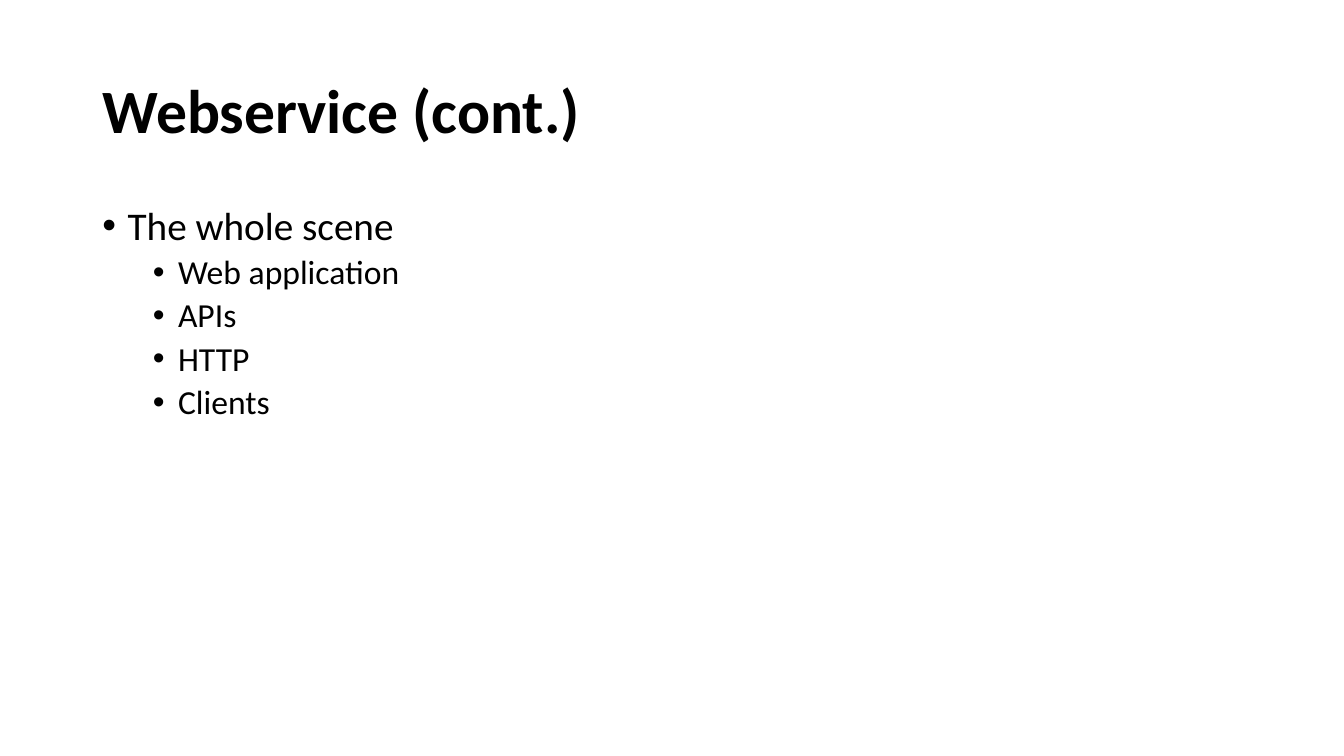
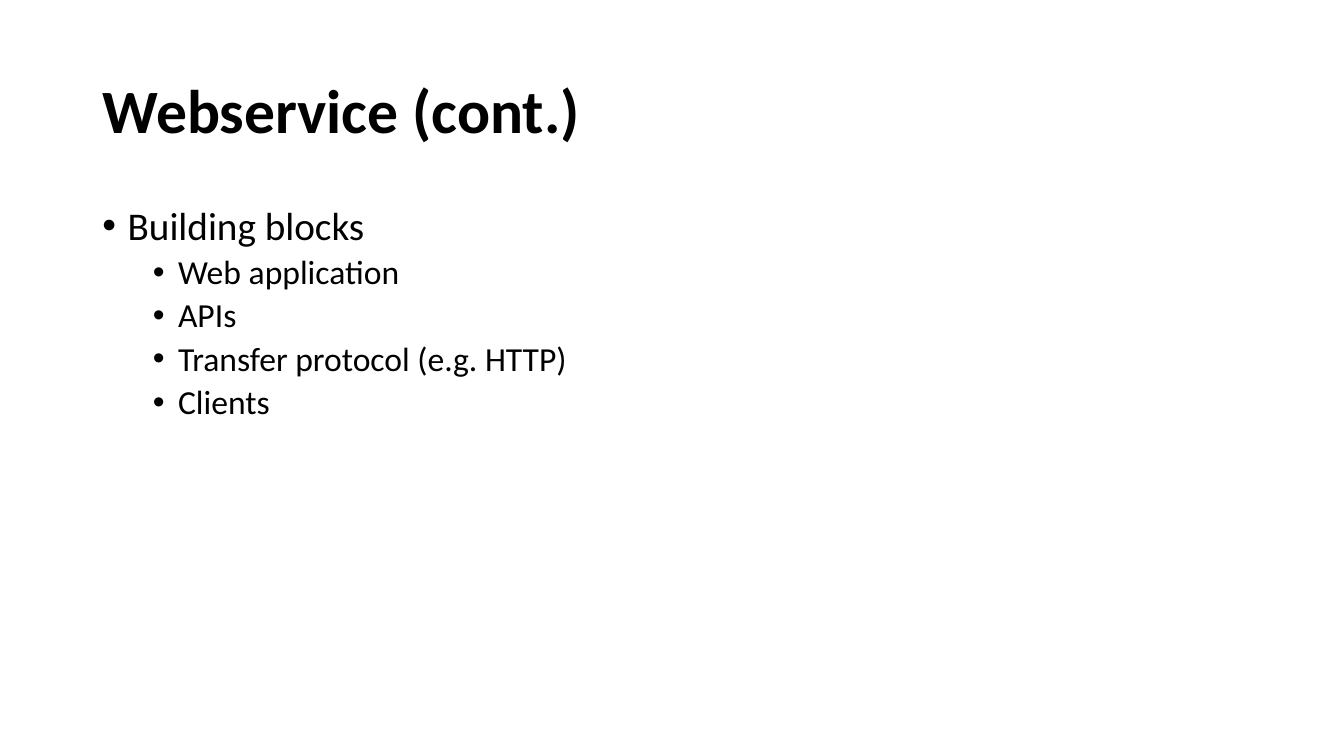
Before and after one commit to mushfek/javafest-webservice-webiner, a slide deck: slide 4 of WebservicesWebiner.pptx. Drawn at 1344x756 pixels with LibreOffice and Linux fonts; fonts in the diff are those of the drawing. Boxes give left, top, right and bottom in pixels: in the first picture for what was removed or moved away, otherwise in the second. Text is boxed around its words. In the diff, an @@ line names an element or a change of style, - is before the commit and + after.

```diff
--- a/WebservicesWebiner.pptx
+++ b/WebservicesWebiner.pptx
@@ text at (x1=128, y1=212, x2=364, y2=247): text changed @@
-• The whole scene
+• Building blocks
@@ text at (x1=178, y1=346, x2=567, y2=377): text changed @@
-  • HTTP
+  • Transfer protocol (e.g. HTTP)
```
Also in this commit, not shown: 7 other slides changed, 2 slides added.
